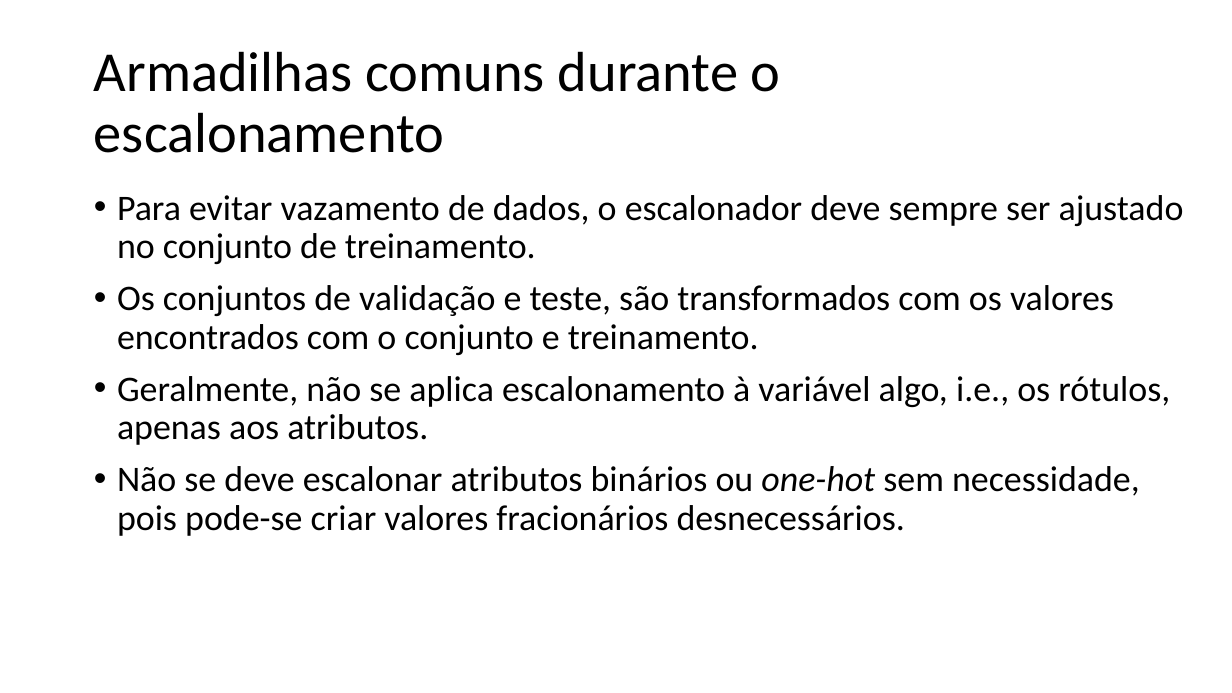
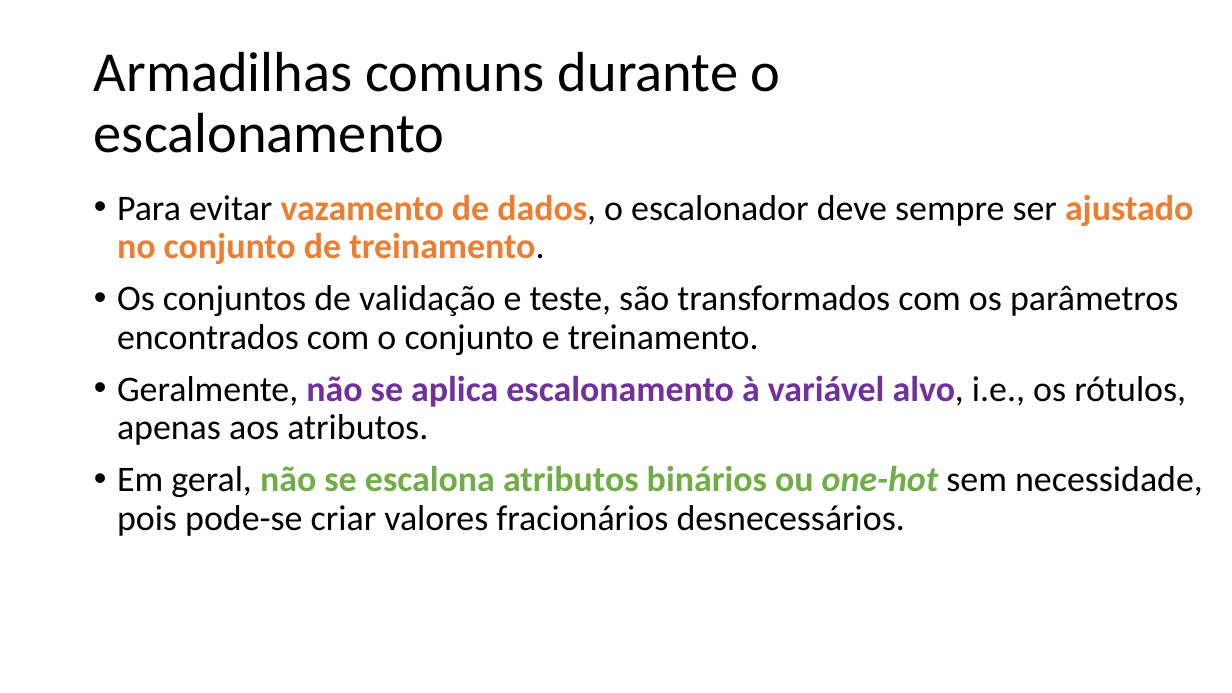
Before and after one commit to zz4fap/c24_inteligencia_artificial, a slide deck: slide 25 of slides/C24_Transformações.pptx (slide 22 before the commit). Drawn at 1232x693 pixels with LibreOffice and Linux fonts; fonts in the diff are those of the drawing. Boxes give left, top, right and bottom in pixels: in the first picture for what was removed or moved away, otherwise in the second. Text is boxed around its words. In the diff, an @@ line names an element or a change of style, - is before the commit and + after.

```diff
--- a/slides/C24_Transformações.pptx
+++ b/slides/C24_Transformações.pptx
@@ text at [117,194,1193,264]: text colour #000000 to #ED7D31, bold on in "vazamento de dados, ajustado no conjunto de ..." @@
@@ text at [117,285,1203,536]: text changed @@
-• Os conjuntos de validação e teste, são transformados com os valores encontrados com o conjunto e treinamento.
-• Geralmente, não se aplica escalonamento à variável algo, i.e., os rótulos, apenas aos atributos.
-• Não se deve escalonar atributos binários ou one-hot sem necessidade, pois pode-se criar valores fracionários desnecessários.
+• Os conjuntos de validação e teste, são transformados com os parâmetros encontrados com o conjunto e treinamento.
+• Geralmente, não se aplica escalonamento à variável alvo, i.e., os rótulos, apenas aos atributos.
+• Em geral, não se escalona atributos binários ou one-hot sem necessidade, pois pode-se criar valores fracionários desnecessários.
```
Also in this commit, not shown: 35 other slides changed, 5 slides added, 2 slides removed, 5 other files.
